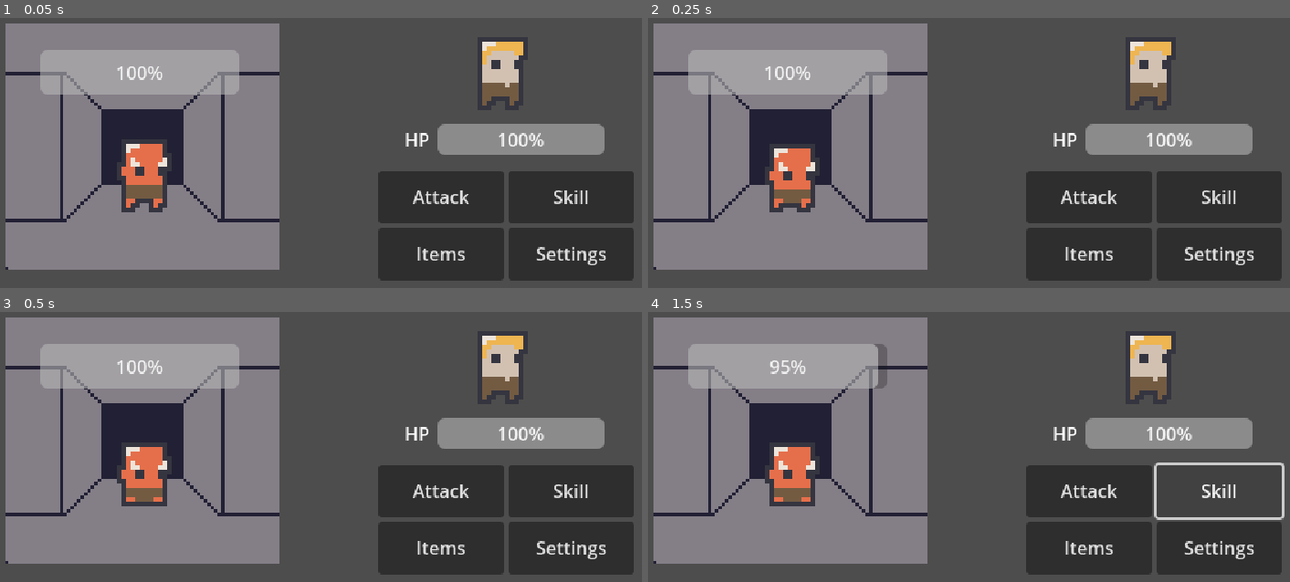
Above: before the commit, frames 1-4 (two rows, left to right).
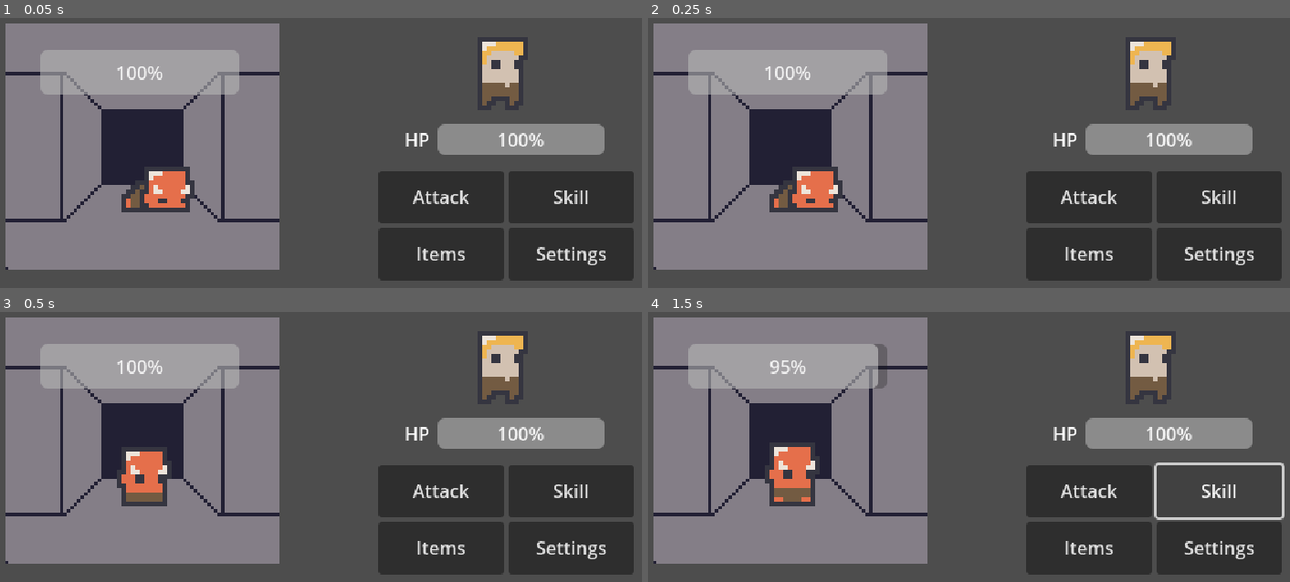
Above: after the commit, the same moments.

Repository: THE21Falcam/Dungeon-Madness
Game: Godot game, scene res://Main World/main_world.tscn
The game is run twice, just before and just after one commit, with the same random seed, the same clock (stepped at 60 frames per second) and the same inputs.
Inputs:
- Up to frame 1 (0.05 s): no input
- Up to frame 2 (0.25 s): no input
- Up to frame 3 (0.5 s): no input
- Up to frame 4 (1.5 s): click "Attack" at 0.5 s; click "Skill" at 1.25 s

The runs differ from the first frame. In frame 1, 1.9% of the frame differs, in the area x 18-31%, y 46-72%; in frame 2, 1.8%; in frame 3, 0.5%; in frame 4, nothing differs.

Commit message:
Fixed a Minor Issue

Diff:
--- a/Dungen Foe/dungen_foe.gd
+++ b/Dungen Foe/dungen_foe.gd
@@ -6,6 +6,10 @@
 @onready var sprite = $AnimatedSprite2D
 var hp: int = 100
 var state: String = "idle"
+
+func play_spawn():
+	state = "spawn"
+	sprite.play_backwards("Demon_Die")
 
 func play_idle():
 	state = "idle"
@@ -19,16 +23,21 @@
 	state = "die"
 	sprite.play("Demon_Die")
 
+func _ready() -> void:
+	play_spawn()
 
 func _process(delta: float) -> void:
+
+	if state == "attack" and not sprite.is_playing():
+		play_idle()
+
+	if state == "spawn" and not sprite.is_playing():
+		play_idle()
+
 	# Check health
 	if HP <= 0 and state != "die":
 		Foe_Die = true
 		play_die()
 
-	if state == "attack" and not sprite.is_playing():
-		play_idle()
-
 	if state == "die" and not sprite.is_playing():
-
 		sprite.hide()
--- a/Dungen Foe/dungen_foe.tscn
+++ b/Dungen Foe/dungen_foe.tscn
@@ -112,7 +112,5 @@
 
 [node name="AnimatedSprite2D" type="AnimatedSprite2D" parent="."]
 sprite_frames = SubResource("SpriteFrames_cexqq")
-animation = &"Demon_Die"
+animation = &"Demon_Normal"
 autoplay = "Demon_Normal"
-
-[connection signal="animation_finished" from="AnimatedSprite2D" to="." method="_on_animated_sprite_2d_animation_finished"]
--- a/Main World/main_world.gd
+++ b/Main World/main_world.gd
@@ -11,4 +11,4 @@
 func _on_attack_pressed() -> void:
 	if Enemy.state != "die":
 		Enemy.play_attack()
-	Enemy.HP -= 1
+		Enemy.HP -= 1
